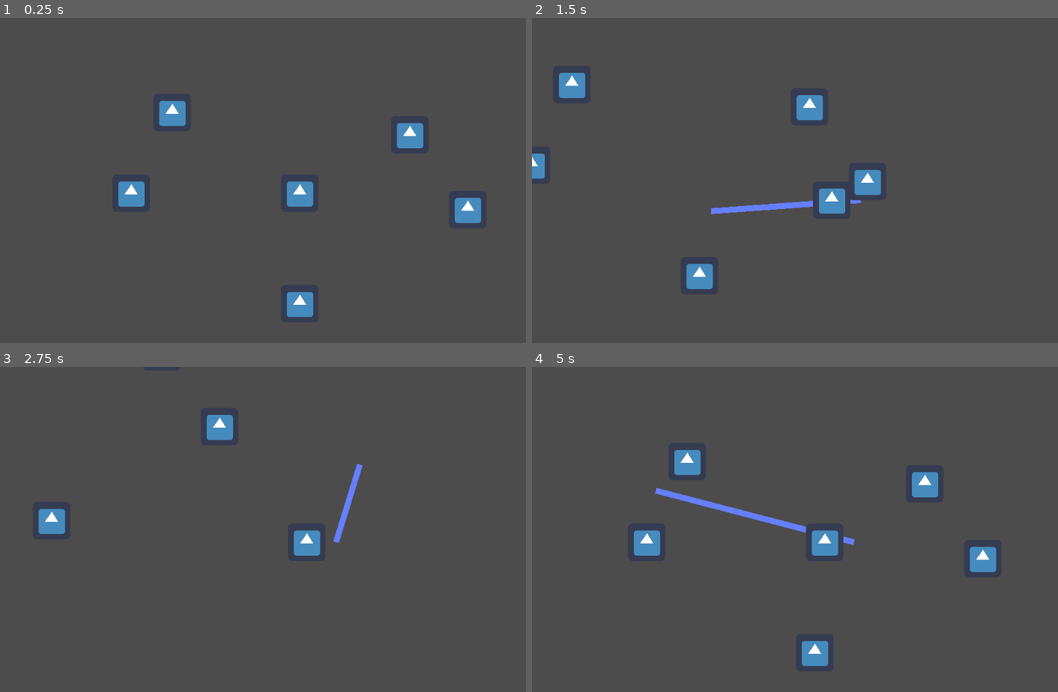
Above: before the commit, frames 1-4 (two rows, left to right).
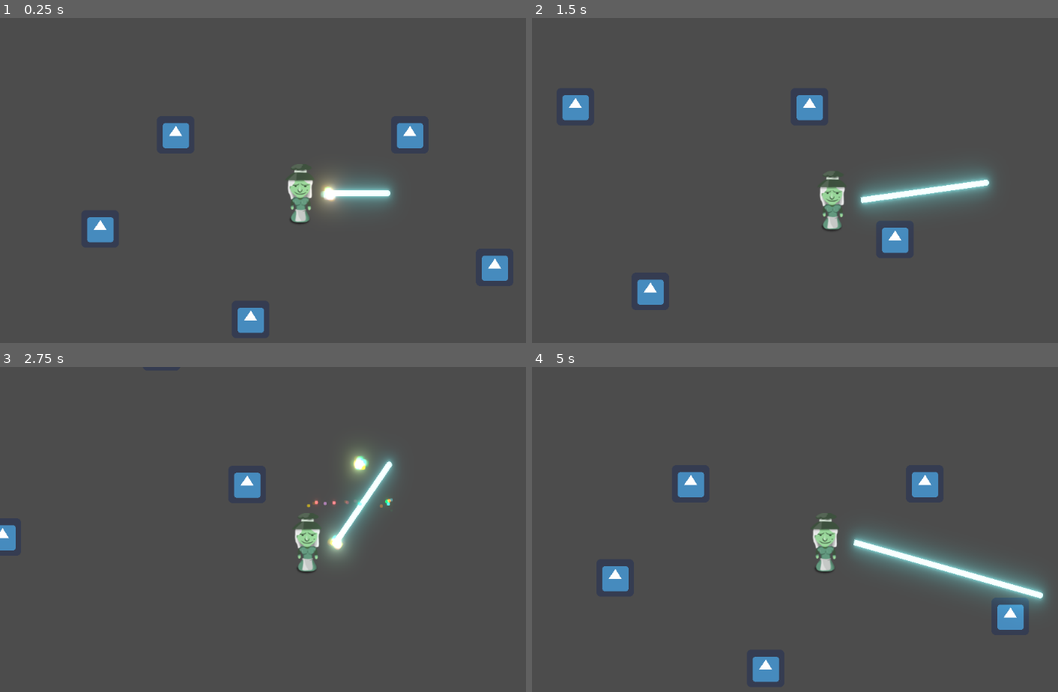
Above: after the commit, the same moments.

Repository: Jimmy-s-Test-Site/20210514_godot_wild
Game: Godot game, scene res://Scenes/Main.tscn
Same seed, same stepped clock (60 frames per second), same inputs: the game is played once before the commit and once after it. The engine's default icon, where the game draws it, is replaced by a stand-in: a white triangle on a blue panel in a dark square.
Inputs (mouse positions are in pixels of both pictures, inside the frame that each line leads up to):
- Up to frame 1 (0.25 s): no input
- Up to frame 2 (1.5 s): tap Enter at 0.5 s; move the mouse to (963, 177) at 0.52 s; hold D (move_right) 0.53-1.28 s; click (963, 177) at 0.6 s; move the mouse to (710, 209) at 1.27 s; hold S (move_down) from 1.28 s (still down); click (710, 209) at 1.35 s
- Up to frame 3 (2.75 s): move the mouse to (357, 464) at 2.02 s; release S (move_down) at 2.03 s; hold D (move_right) from 2.03 s (still down); click (357, 464) at 2.1 s
- Up to frame 4 (5 s): move the mouse to (800, 610) at 2.77 s; release D (move_right) at 2.78 s; hold W (move_up) 2.78-3.53 s; click (800, 610) at 2.85 s; move the mouse to (1010, 594) at 3.52 s; hold A (move_left) from 3.53 s (still down); click (1010, 594) at 3.6 s; move the mouse to (652, 490) at 4.27 s; click (652, 490) at 4.35 s

The runs differ from the first frame. In frame 1, 5.1% of the frame differs, in the area x 16-97%, y 25-98%; in frame 2, 5.6%; in frame 3, 4.5%; in frame 4, 7.5%, in the area x 13-98%, y 25-98%.

Commit message:
Updates Player Spell Ability

Diff:
--- a/Developers/Lilou/Scenes/Player/Player.gd
+++ b/Developers/Lilou/Scenes/Player/Player.gd
@@ -18,15 +18,21 @@
 
 # 	abilities
 
-export (float) var cast_distance_max = 350.0;
-export (float) var cast_time = 0.2;
-onready var spell_raycast = $SpellRayCast;
-onready var spell_line = $SpellRayCast/SpellLine;
+var can_cast = true;
+var cast_hit = false;
+export (float) var spell_distance_max = 350.0;
+export (float) var spell_duration = 0.5;
+export (float) var spell_cooldown = 0.25;
+onready var spell_raycast = $Spell/RayCast;
+onready var spell_line = $Spell/Line;
+onready var spell_line_particles = $Spell/Line/LineParticles;
+onready var spell_tween = $Spell/Tween;
+onready var spell_start = $Spell/Start;
+onready var spell_start_particles = $Spell/Start/StartParticles;
+onready var spell_end = $Spell/End;
+onready var spell_end_particles = $Spell/End/EndParticles;
 
 # functions
-
-#func _ready():
-#	spell_raycast.cast_to = Vector2(cast_distance_max, 0);
 
 func _physics_process(delta: float) -> void:
 
@@ -51,8 +57,11 @@
 
 	# abilities update
 
-	if Input.is_action_just_pressed("cast_spell"):
+	if (Input.is_action_just_pressed("cast_spell") and can_cast):
 		cast_spell();
+
+	if (cast_hit):
+		cast_beam();
 
 # 	state
 
@@ -64,27 +73,60 @@
 
 # 	abilities
 
-func cast_spell():
-	spell_raycast.enabled = true;
+func cast_spell() -> void:
+	can_cast = false;
 
-	var cast_line = get_global_mouse_position() - spell_raycast.global_position;
-	cast_line = cast_line.clamped(cast_distance_max);
+	cast_beam();
 
-	spell_raycast.cast_to = cast_line;
+	appear();
 
-	spell_line.clear_points();
-	spell_line.add_point(Vector2.ZERO);
+	yield(get_tree().create_timer(spell_duration), "timeout");
 
-	if spell_raycast.is_colliding():
-		spell_line.add_point(spell_raycast.get_collision_point());
-	else:
-		spell_line.add_point(cast_line);
+	yield(get_tree().create_timer(spell_cooldown), "timeout");
 
-	var hit = spell_raycast.get_collider();
+	disappear();
 
-	if (spell_raycast.is_colliding() and hit.has_method("transform")):
-		hit.transform();
+	can_cast = true;
 
-	spell_raycast.enabled = false;
+func cast_beam() -> void:
+	var cast_target = get_local_mouse_position().clamped(spell_distance_max);
 
-# 	helpers
+	spell_raycast.cast_to = cast_target;
+
+	cast_hit = spell_raycast.is_colliding();
+
+	spell_start_particles.global_rotation = spell_raycast.cast_to.angle();
+
+	if (cast_hit):
+		cast_target = spell_raycast.get_collision_point();
+		spell_end_particles.global_rotation = spell_raycast.get_collision_normal().angle();
+
+	#spell_line[1] = cast_target;
+	spell_end.global_position = to_global(cast_target);
+	spell_line_particles.position = cast_target * 0.5;
+	spell_line_particles.process_material.emission_box_extents.x = cast_target.length() * 0.5;
+
+	if (spell_line.get_point_count() != 2):
+		spell_line.clear_points();
+		spell_line.add_point(Vector2.ZERO);
+		spell_line.add_point(Vector2.ZERO);
+
+	spell_line.set_point_position(1, cast_target);
+
+func appear() -> void:
+	spell_line_particles.emitting = true;
+	spell_start_particles.emitting = true;
+	spell_end_particles.emitting = true;
+
+	spell_tween.stop_all();
+	spell_tween.interpolate_method(spell_line, "width", 0, 10.0, 0.2);
+	spell_tween.start();
+
+func disappear() -> void:
+	spell_tween.stop_all();
+	spell_tween.interpolate_method(spell_line, "width", 10.0, 0, 0.1);
+	spell_tween.start();
+
+	spell_line_particles.emitting = false;
+	spell_start_particles.emitting = false;
+	spell_end_particles.emitting = false;
--- a/Developers/Lilou/Scenes/Player/Player.tscn
+++ b/Developers/Lilou/Scenes/Player/Player.tscn
@@ -1,30 +1,130 @@
-[gd_scene load_steps=4 format=2]
+[gd_scene load_steps=14 format=2]
 
-[ext_resource path="res://icon.png" type="Texture" id=1]
+[ext_resource path="res://Developers/Lilou/Shadow.png" type="Texture" id=1]
 [ext_resource path="res://Developers/Lilou/Scenes/Player/Player.gd" type="Script" id=2]
+[ext_resource path="res://Developers/Lilou/Circle.png" type="Texture" id=3]
+[ext_resource path="res://Developers/Lilou/witch_sprite_sheet.png" type="Texture" id=4]
 
-[sub_resource type="RectangleShape2D" id=2]
-extents = Vector2( 32, 32 )
+[sub_resource type="CanvasItemMaterial" id=5]
+blend_mode = 1
+
+[sub_resource type="Gradient" id=2]
+colors = PoolColorArray( 0.843137, 0.372549, 0.784314, 1, 0, 0, 0, 0 )
+
+[sub_resource type="GradientTexture" id=3]
+gradient = SubResource( 2 )
+
+[sub_resource type="Curve" id=9]
+_data = [ Vector2( 0, 1 ), 0.0, 0.0, 0, 0, Vector2( 0.730263, 1 ), 0.0, 0.0, 0, 0, Vector2( 1, 0 ), 0.0, 0.0, 0, 0 ]
+
+[sub_resource type="CurveTexture" id=10]
+curve = SubResource( 9 )
+
+[sub_resource type="ParticlesMaterial" id=8]
+emission_shape = 2
+emission_box_extents = Vector3( 1, 1, 1 )
+flag_disable_z = true
+spread = 180.0
+gravity = Vector3( 0, 0, 0 )
+initial_velocity = 100.0
+orbit_velocity = 0.0
+orbit_velocity_random = 0.0
+tangential_accel = 100.0
+scale = 0.25
+scale_curve = SubResource( 10 )
+color_ramp = SubResource( 3 )
+hue_variation = 0.35
+hue_variation_random = 1.0
+
+[sub_resource type="ParticlesMaterial" id=6]
+flag_disable_z = true
+spread = 180.0
+gravity = Vector3( 0, 0, 0 )
+initial_velocity = 100.0
+orbit_velocity = 0.0
+orbit_velocity_random = 0.0
+scale = 0.5
+color_ramp = SubResource( 3 )
+hue_variation = 0.35
+hue_variation_random = 1.0
+
+[sub_resource type="ParticlesMaterial" id=7]
+flag_disable_z = true
+spread = 180.0
+gravity = Vector3( 0, 0, 0 )
+initial_velocity = 100.0
+orbit_velocity = 0.0
+orbit_velocity_random = 0.0
+scale = 0.5
+color_ramp = SubResource( 3 )
+hue_variation = 0.35
+hue_variation_random = 1.0
+
+[sub_resource type="CapsuleShape2D" id=11]
+radius = 25.0
+height = 60.0
 
 [node name="Player" type="KinematicBody2D"]
 script = ExtResource( 2 )
 
-[node name="SpellRayCast" type="RayCast2D" parent="."]
+[node name="Spell" type="Node2D" parent="."]
 position = Vector2( 50, 0 )
+
+[node name="RayCast" type="RayCast2D" parent="Spell"]
+enabled = true
 cast_to = Vector2( 0, 0 )
 
-[node name="SpellLine" type="Line2D" parent="SpellRayCast"]
+[node name="Line" type="Line2D" parent="Spell"]
+points = PoolVector2Array( 0, 0, 100, 0 )
+default_color = Color( 0.75, 1.75, 1.75, 1 )
+end_cap_mode = 2
 
-[node name="SpellTween" type="Tween" parent="SpellRayCast"]
+[node name="LineParticles" type="Particles2D" parent="Spell/Line"]
+material = SubResource( 5 )
+emitting = false
+amount = 16
+lifetime = 0.12
+local_coords = false
+process_material = SubResource( 8 )
+texture = ExtResource( 3 )
 
-[node name="Sprite" type="Sprite" parent="."]
+[node name="Tween" type="Tween" parent="Spell"]
+
+[node name="Start" type="Position2D" parent="Spell"]
+
+[node name="StartParticles" type="Particles2D" parent="Spell/Start"]
+material = SubResource( 5 )
+emitting = false
+amount = 16
+lifetime = 0.12
+process_material = SubResource( 6 )
+texture = ExtResource( 3 )
+
+[node name="End" type="Position2D" parent="Spell"]
+
+[node name="EndParticles" type="Particles2D" parent="Spell/End"]
+material = SubResource( 5 )
+amount = 16
+lifetime = 0.12
+fract_delta = false
+process_material = SubResource( 7 )
+texture = ExtResource( 3 )
+
+[node name="ShadowSprite" type="Sprite" parent="."]
 texture = ExtResource( 1 )
 
-[node name="CollisionShape2D" type="CollisionShape2D" parent="."]
-shape = SubResource( 2 )
+[node name="PlayerSprite" type="Sprite" parent="."]
+texture = ExtResource( 4 )
+hframes = 8
+vframes = 3
 
-[node name="Camera2D" type="Camera2D" parent="."]
+[node name="PlayerCollision" type="CollisionShape2D" parent="."]
+shape = SubResource( 11 )
+
+[node name="PlayerCamera" type="Camera2D" parent="."]
 current = true
 process_mode = 0
 smoothing_enabled = true
 smoothing_speed = 25.0
+
+[node name="AnimationPlayer" type="AnimationPlayer" parent="."]
--- a/Scenes/Main.tscn
+++ b/Scenes/Main.tscn
@@ -3,38 +3,37 @@
 [ext_resource path="res://Developers/Lilou/Scenes/Player/Player.tscn" type="PackedScene" id=1]
 [ext_resource path="res://icon.png" type="Texture" id=2]
 
-[sub_resource type="RectangleShape2D" id=1]
+[sub_resource type="RectangleShape2D" id=2]
 extents = Vector2( 32, 32 )
 
-[sub_resource type="RectangleShape2D" id=2]
-extents = Vector2( 32, 32 )
+[sub_resource type="Environment" id=3]
+background_mode = 4
+fog_enabled = true
+glow_enabled = true
+glow_levels/1 = true
+glow_levels/2 = true
+glow_levels/4 = true
+glow_levels/5 = false
+glow_intensity = 0.1
+glow_strength = 0.8
+glow_blend_mode = 0
+glow_bicubic_upscale = true
 
 [node name="Main" type="Node2D"]
 
 [node name="Player" parent="." instance=ExtResource( 1 )]
 position = Vector2( 512, 300 )
 
-[node name="Sprite" type="Sprite" parent="."]
-position = Vector2( 294.156, 161.927 )
-texture = ExtResource( 2 )
-
-[node name="Area2D" type="Area2D" parent="Sprite"]
-position = Vector2( -294.156, -161.927 )
-
-[node name="CollisionShape2D" type="CollisionShape2D" parent="Sprite/Area2D"]
-position = Vector2( 294.156, 161.927 )
-shape = SubResource( 1 )
-
 [node name="icon" type="Sprite" parent="."]
-position = Vector2( 224.407, 300.018 )
+position = Vector2( 170.893, 360.668 )
 texture = ExtResource( 2 )
 
 [node name="icon2" type="Sprite" parent="."]
-position = Vector2( 512, 489 )
+position = Vector2( 427.566, 516.352 )
 texture = ExtResource( 2 )
 
 [node name="icon3" type="Sprite" parent="."]
-position = Vector2( 799, 328 )
+position = Vector2( 845.379, 426.704 )
 texture = ExtResource( 2 )
 
 [node name="KinematicBody2D" type="KinematicBody2D" parent="."]
@@ -44,4 +43,18 @@
 texture = ExtResource( 2 )
 
 [node name="CollisionShape2D" type="CollisionShape2D" parent="KinematicBody2D"]
+position = Vector2( -1.18921, 0 )
 shape = SubResource( 2 )
+
+[node name="KinematicBody2D2" type="KinematicBody2D" parent="."]
+position = Vector2( 300, 200 )
+
+[node name="Sprite" type="Sprite" parent="KinematicBody2D2"]
+texture = ExtResource( 2 )
+
+[node name="CollisionShape2D" type="CollisionShape2D" parent="KinematicBody2D2"]
+position = Vector2( -1.18921, 0 )
+shape = SubResource( 2 )
+
+[node name="WorldEnvironment" type="WorldEnvironment" parent="."]
+environment = SubResource( 3 )
Binary file added: Developers/Lilou/Circle.png
Not shown, added: Developers/Lilou/Circle.png.import
Binary file added: Developers/Lilou/Shadow.png
Not shown, added: Developers/Lilou/Shadow.png.import
Binary file added: Developers/Lilou/witch_sprite_sheet.png
Not shown, added: Developers/Lilou/witch_sprite_sheet.png.import
